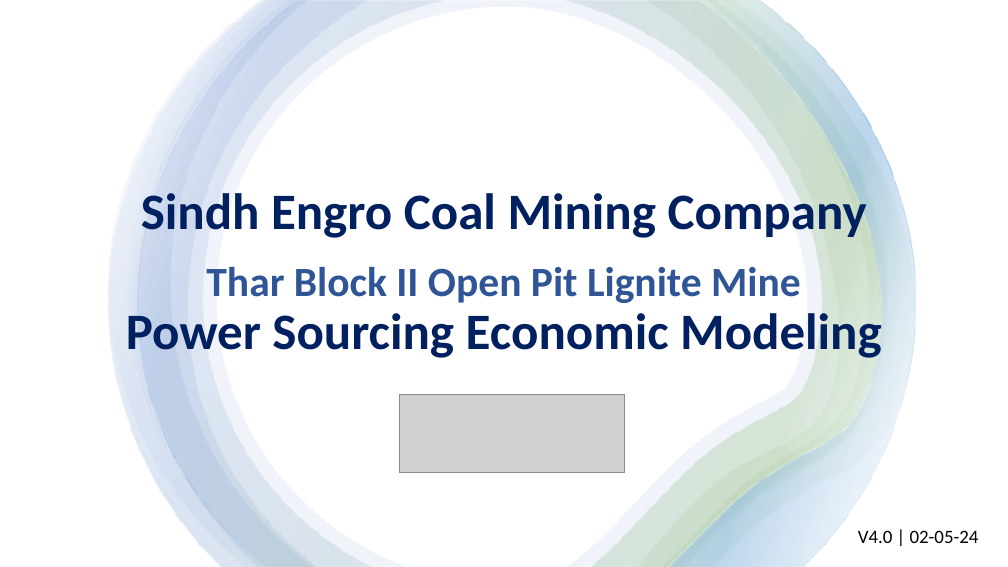
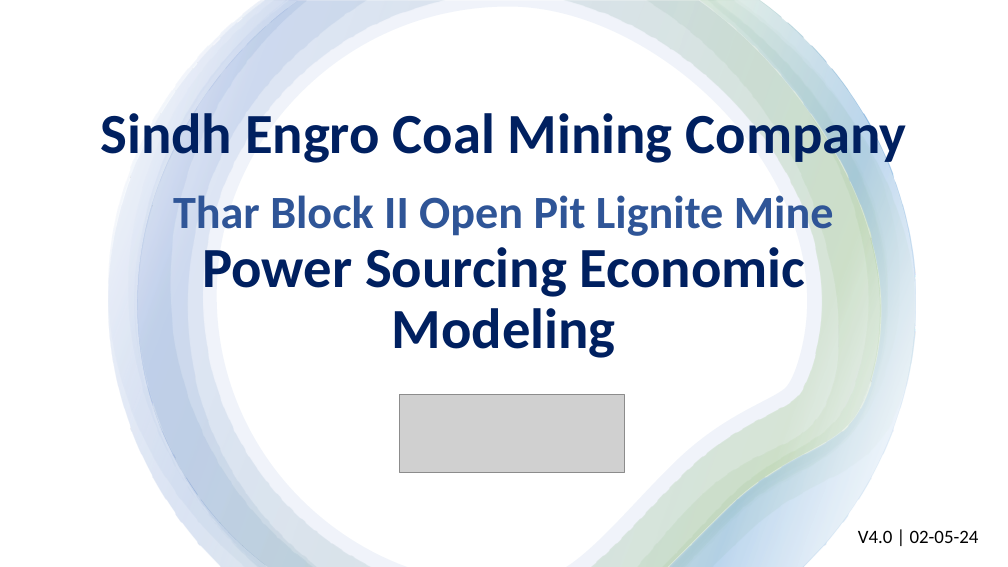
Before and after one commit to mz-mustafa/energy-mix-optimiser, a slide deck: slide 1 of Reporting/SECMC EEM Deck v4.0.pptx. Drawn at 1008x567 pixels with LibreOffice and Linux fonts; fonts in the diff are those of the drawing; grey boxes stand for pictures. Boxes give left, top, right and bottom in pixels: in the first picture for what was removed or moved away, otherwise in the second. Text is boxed around its words. In the diff, an @@ line names an element or a change of style, - is before the commit and + after.

```diff
--- a/Reporting/SECMC EEM Deck v4.0.pptx
+++ b/Reporting/SECMC EEM Deck v4.0.pptx
@@ title "Sindh Engro Coal Mining Company ..." at [100, 106, 907, 358]: size 48.6 to 54 pt in "Sindh Engro Coal Mining Company Power Sourcing ..."; size 39.6 to 44 pt in "Thar Block II Open Pit Lignite Mine" @@
```
Also in this commit, not shown: 6 other slides changed, 11 slides added, 1 slide removed, 8 other files.
